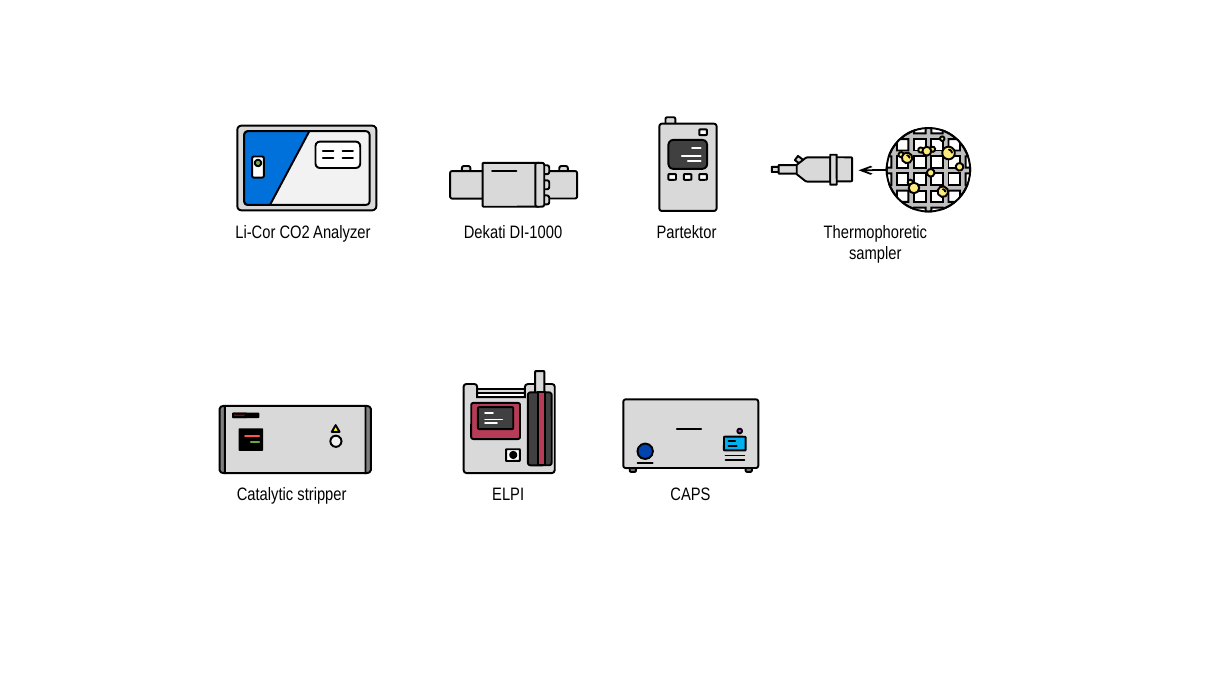
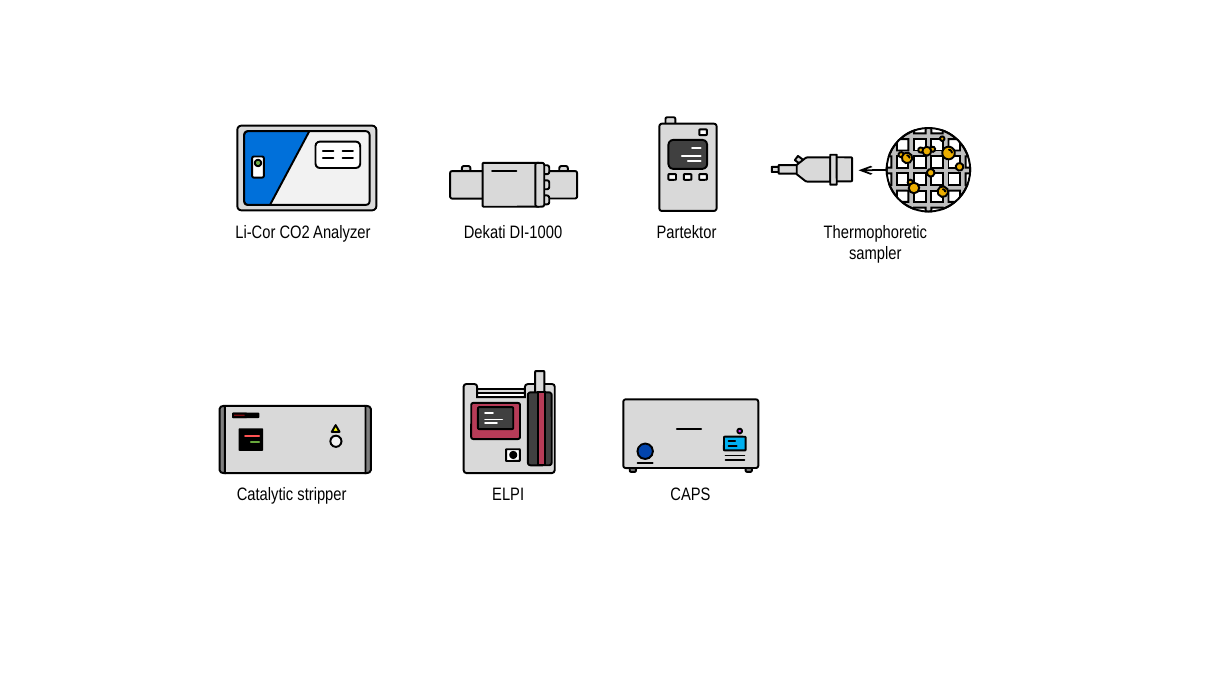
Before and after one commit to tsipkens/aerosol-icon-project, a slide deck: slide 4 of icons.pptx (slide 3 before the commit). Drawn at 1232x693 pixels with LibreOffice and Linux fonts; fonts in the diff are those of the drawing. Boxes give left, top, right and bottom in pixels: in the first picture for what was removed or moved away, otherwise in the second. Text is boxed around its words. In the diff, an @@ line names an element or a change of style, - is before the commit and + after.

```diff
--- a/icons.pptx
+++ b/icons.pptx
@@ fill #FFEB7B to #ECAE01 in 12 elements at (919,148,924,153), (930,147,935,152), (897,152,905,159), (906,179,914,187), (936,185,950,199), (954,161,964,171), (941,145,958,162), (939,136,945,142), (926,168,936,178), (922,147,932,156), (900,151,914,164), (906,181,921,195) @@
```
Also in this commit, not shown: 2 other slides changed, 1 slide added, 2 other files.
